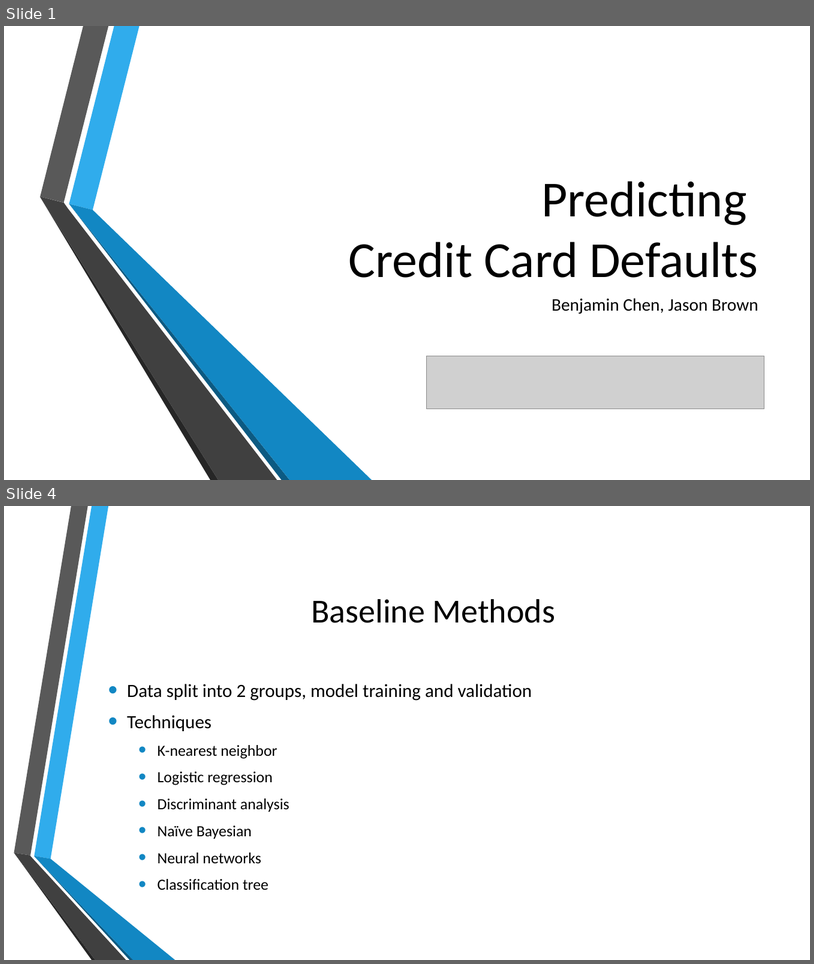
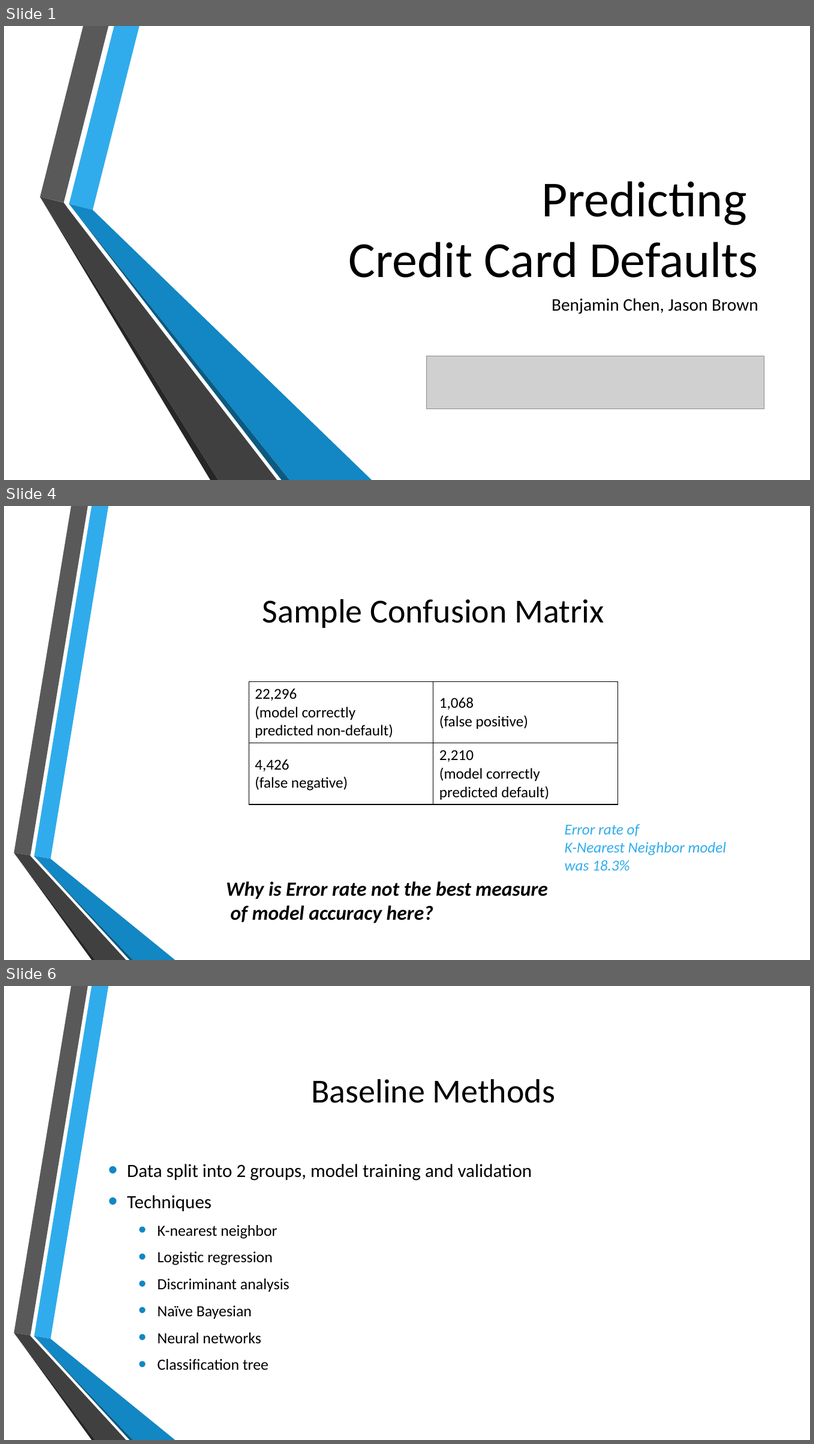
Before and after one commit to jb08/credit_card_default_ML, a slide deck: Predicting_Credit_Card_defaults.pptx. Shown one above the other, each under a label of ours: slides 1 and 4 before the commit, slides 1, 4 and 6 after it; the slides between them are not shown. The pictures are 814x964 and 814x1444 pixels, drawn with LibreOffice and Linux fonts; fonts in the diff are those of the drawing; grey boxes stand for pictures; background and template pictures are left out. Boxes give left, top, right and bottom in pixels: in the first picture for what was removed or moved away, otherwise in the second. Text is boxed around its words. In the diff, an @@ line names an element or a change of style, - is before the commit and + after.

```diff
--- a/Predicting_Credit_Card_defaults.pptx
+++ b/Predicting_Credit_Card_defaults.pptx
@@ slide 4 added at (x1=4, y1=506, x2=810, y2=960), background picture (left out); not listed: 6 template elements that a slide beside it also shows @@
@@ title added at (x1=263, y1=599, x2=604, y2=628), 40 pt, text #000000 @@
+Sample Confusion Matrix
@@ table added at (x1=249, y1=681, x2=618, y2=802), 2 rows, 2 columns @@
+22,296 / (model correctly / predicted non-default) | 1,068 / (false positive)
+4,426 / (false negative) | 2,210 / (model correctly / predicted default)
@@ text added at (x1=565, y1=823, x2=727, y2=870), 18 pt, text #30ACEC, italic @@
+  Error rate of
+  K-Nearest Neighbor model
+  was 18.3%
@@ text added at (x1=226, y1=881, x2=548, y2=923), 24 pt, text #000000, bold, italic @@
+  Why is Error rate not the best measure
+  of model accuracy here?
@@ what was slide 4 is now slide 6 @@
```
Also in this commit, not shown: 2 slides changed, 1 other slide added, 5 other files.
